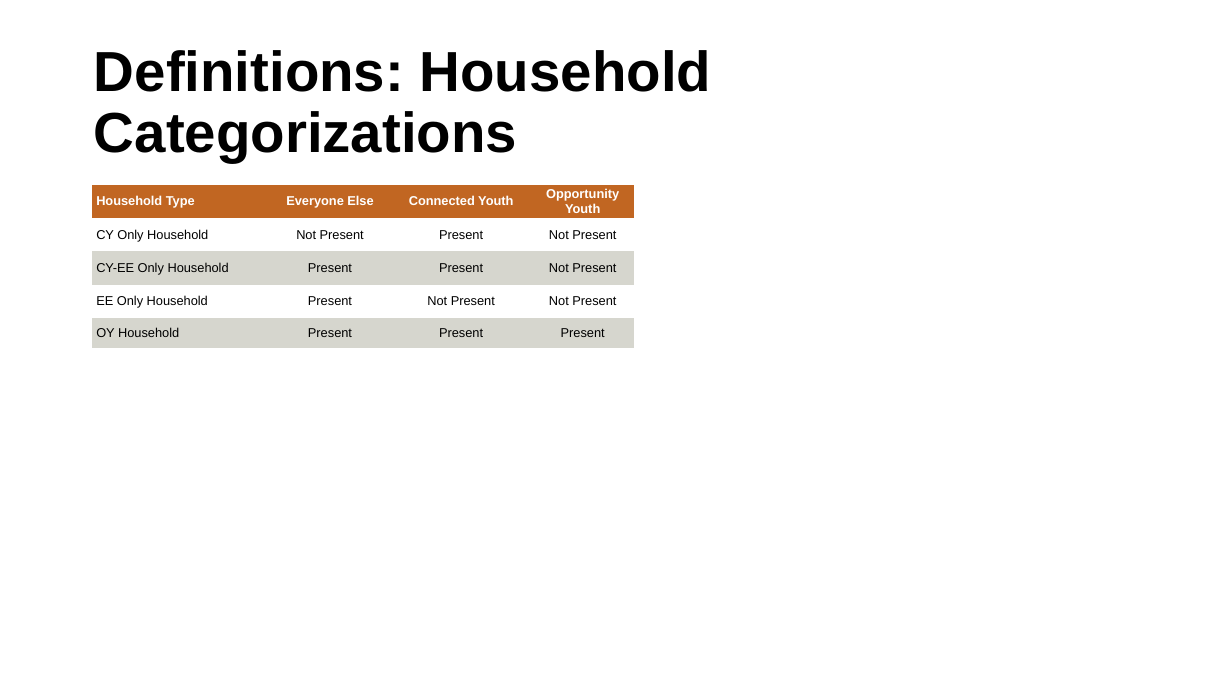
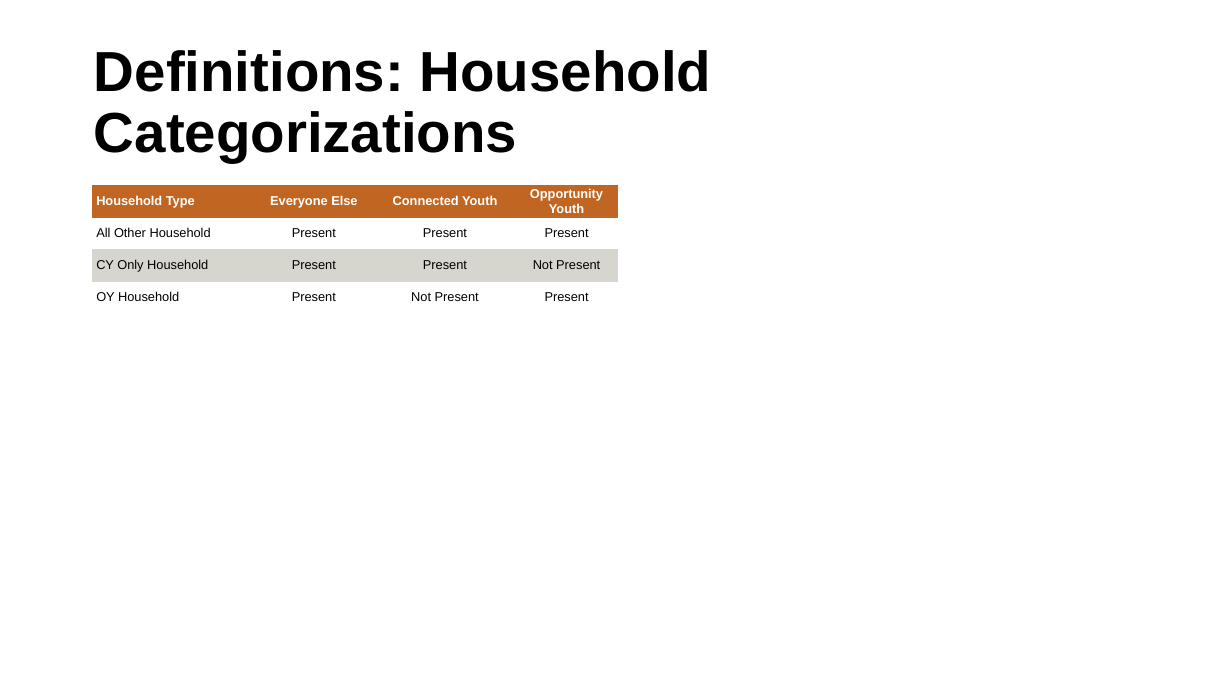
Before and after one commit to ucdiegorubi/oy_census_analysis, a slide deck: slide 7 of create_powerpoint/household_structure_estimates.pptx. Drawn at 1232x693 pixels with LibreOffice and Linux fonts; fonts in the diff are those of the drawing; background and template pictures are left out. Boxes give left, top, right and bottom in pixels: in the first picture for what was removed or moved away, otherwise in the second. Text is boxed around its words. In the diff, an @@ line names an element or a change of style, - is before the commit and + after.

```diff
--- a/create_powerpoint/household_structure_estimates.pptx
+++ b/create_powerpoint/household_structure_estimates.pptx
@@ table at (92,185,617,693) @@
-row 2: CY Only Household | Not Present | Present | Not Present
-row 3: CY-EE Only Household | Present | Present | Not Present
-row 4: EE Only Household | Present | Not Present | Not Present
-row 5: OY Household | Present | Present | Present
+row 2: All Other Household | Present | Present | Present
+row 3: CY Only Household | Present | Present | Not Present
+row 4: OY Household | Present | Not Present | Present
@@ table: place and size @@
-table at (92,185,633,693)
+table at (92,185,617,693)
```
Also in this commit, not shown: 3 other slides changed, 5 slides added, 5 slides removed, 10 other files.
